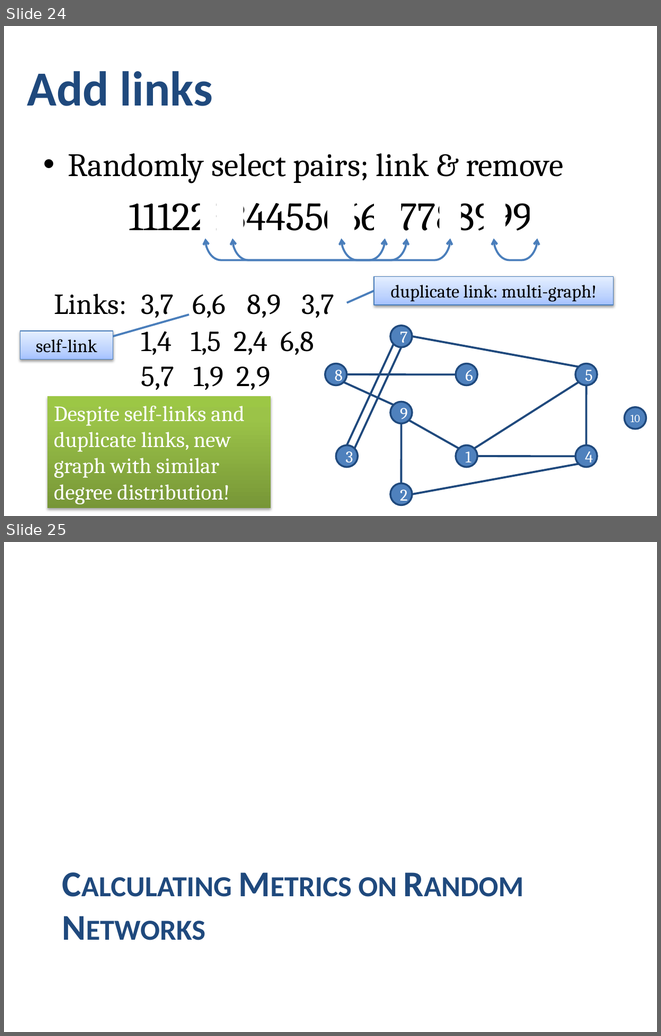
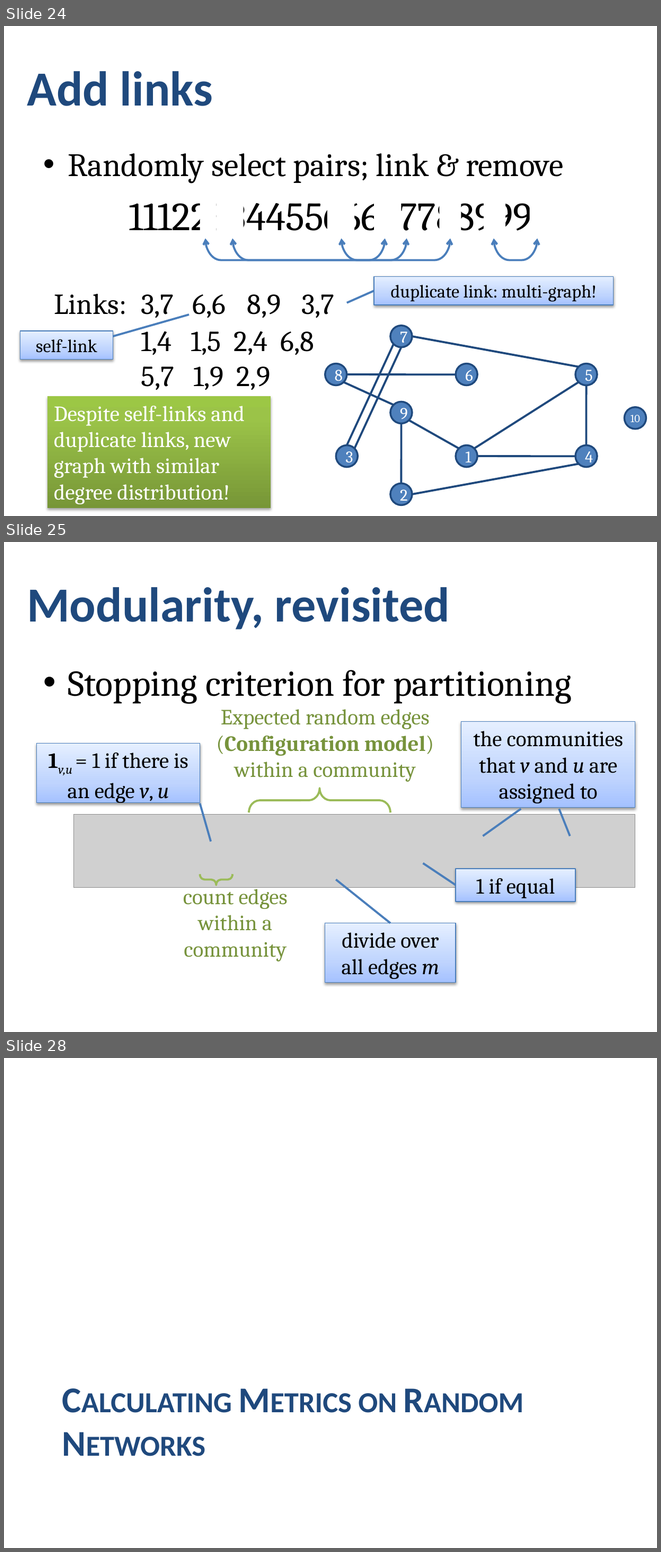
Before and after one commit to dragonstw/socialnets18, a slide deck: resources/06_RandomGraphs.pptx. Shown one above the other, each under a label of ours: slides 24 and 25 before the commit, slides 24, 25 and 28 after it; the slides between them are not shown. The pictures are 661x1036 and 661x1552 pixels, drawn with LibreOffice and Linux fonts; fonts in the diff are those of the drawing; grey boxes stand for pictures. Boxes give left, top, right and bottom in pixels: in the first picture for what was removed or moved away, otherwise in the second. Text is boxed around its words. In the diff, an @@ line names an element or a change of style, - is before the commit and + after.

```diff
--- a/resources/06_RandomGraphs.pptx
+++ b/resources/06_RandomGraphs.pptx
@@ slide 25 added at bbox=[4, 542, 657, 1032], background #FFFFFF @@
@@ title added at bbox=[27, 587, 450, 629], 54 pt, text #1F497D, bold @@
+Modularity, revisited
@@ text added at bbox=[68, 670, 572, 704], 40 pt, text #000000 @@
+• Stopping criterion for partitioning
@@ text added at bbox=[216, 709, 434, 782], 24 pt, text #77933C @@
+Expected random edges (Configuration model) within a community
@@ rectangle added at bbox=[461, 722, 635, 807], fill gradient #A4C4FF to #BFD4FF to #E6EEFF, outline #4B7EBC 0.75 pt, 24 pt, text #000000 @@
+the communities that v and u are assigned to
@@ rectangle added at bbox=[37, 743, 200, 803], fill gradient #A4C4FF to #BFD4FF to #E6EEFF, outline #4B7EBC 0.75 pt, 24 pt, text #000000 @@
+1v,u = 1 if there is an edge v, u
@@ left brace added at bbox=[249, 788, 391, 813], outline #9BBB59 2.25 pt @@
@@ line added from (211, 841) to (200, 803), #4B7EBC 2.25 pt @@
@@ line added from (483, 836) to (521, 809), #4B7EBC 2.25 pt @@
@@ line added from (570, 836) to (559, 809), #4B7EBC 2.25 pt @@
@@ picture added at bbox=[74, 814, 635, 888] @@
@@ left brace added at bbox=[200, 874, 233, 885], outline #9BBB59 2.25 pt @@
@@ line added from (423, 863) to (456, 885), #4B7EBC 2.25 pt @@
@@ rectangle added at bbox=[456, 868, 575, 901], fill gradient #A4C4FF to #BFD4FF to #E6EEFF, outline #4B7EBC 0.75 pt, 24 pt, text #000000 @@
+1 if equal
@@ text added at bbox=[183, 884, 288, 961], 24 pt, text #77933C @@
+count edges within a community
@@ line added from (336, 880) to (390, 923), #4B7EBC 2.25 pt @@
@@ rectangle added at bbox=[325, 923, 456, 982], fill gradient #A4C4FF to #BFD4FF to #E6EEFF, outline #4B7EBC 0.75 pt, 24 pt, text #000000 @@
+divide over all edges m
@@ what was slide 25 is now slide 28 @@
```
Also in this commit, not shown: 2 other slides added, 2 other files.
